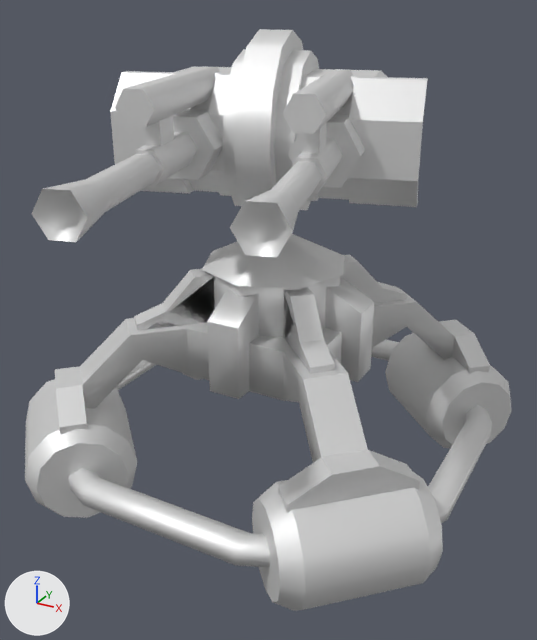
A saved change to the glTF model glb/armfflak.glb.
Rendered twice from a camera (50 mm lens) standing at (34.2, -63.3, 42.6) and looking at (2.1, -4.9, 13.4). Every picture has the same lights, and +X, +Y and +Z are marked at lower left. The picture after the commit comes second. Both versions are drawn at frame 15 of the action 'Fire_1'; the numbers are the values there.

Objects in the first picture: 'barrel1', 'barrel2', 'base', 'sleeve1', 'sleeve2', 'turret'.
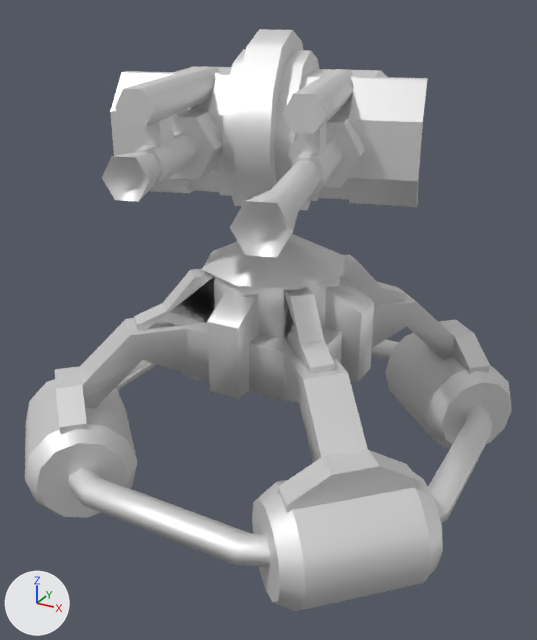
Pixel boxes (x1, y1, x2, y2) of what changed, in the pictures (537 x 640 px):
'barrel2', moved
    before: (32, 154, 161, 242)
    after: (102, 152, 162, 202)

What changed in the scene script:
```text
Change ob_barrel2:
    ob_barrel2.location: (-6.3, -22.5, 0.0) -> (-6.3, -12.74, 0.0)
```
